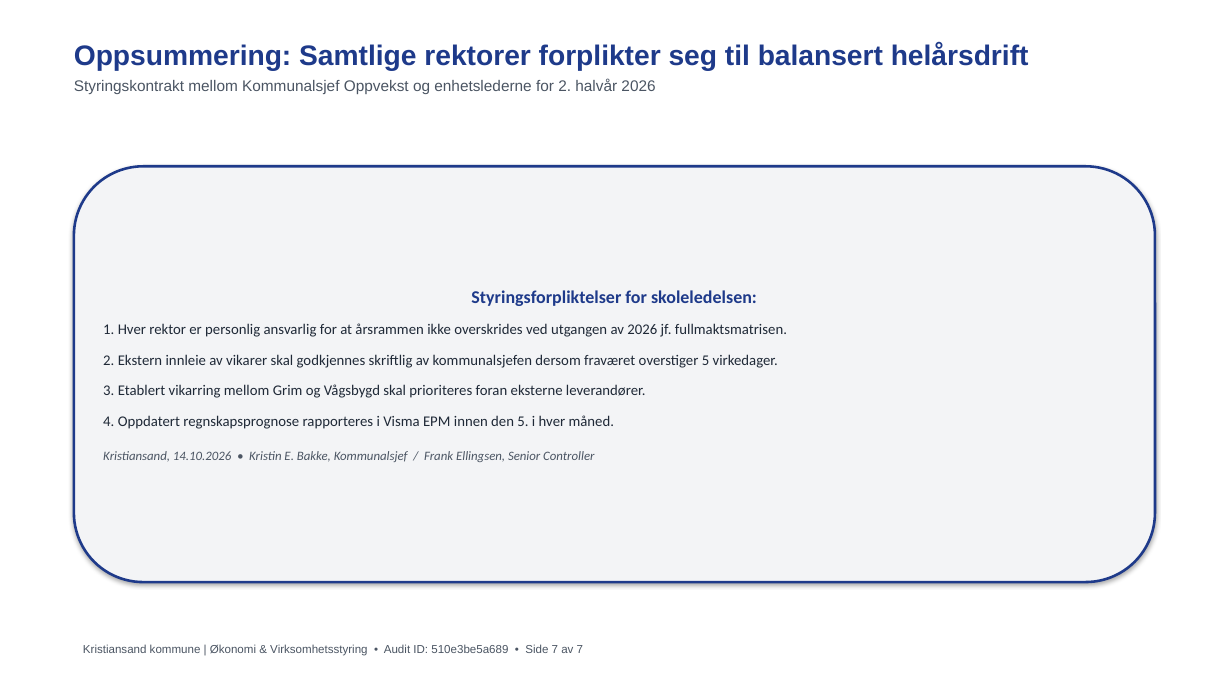
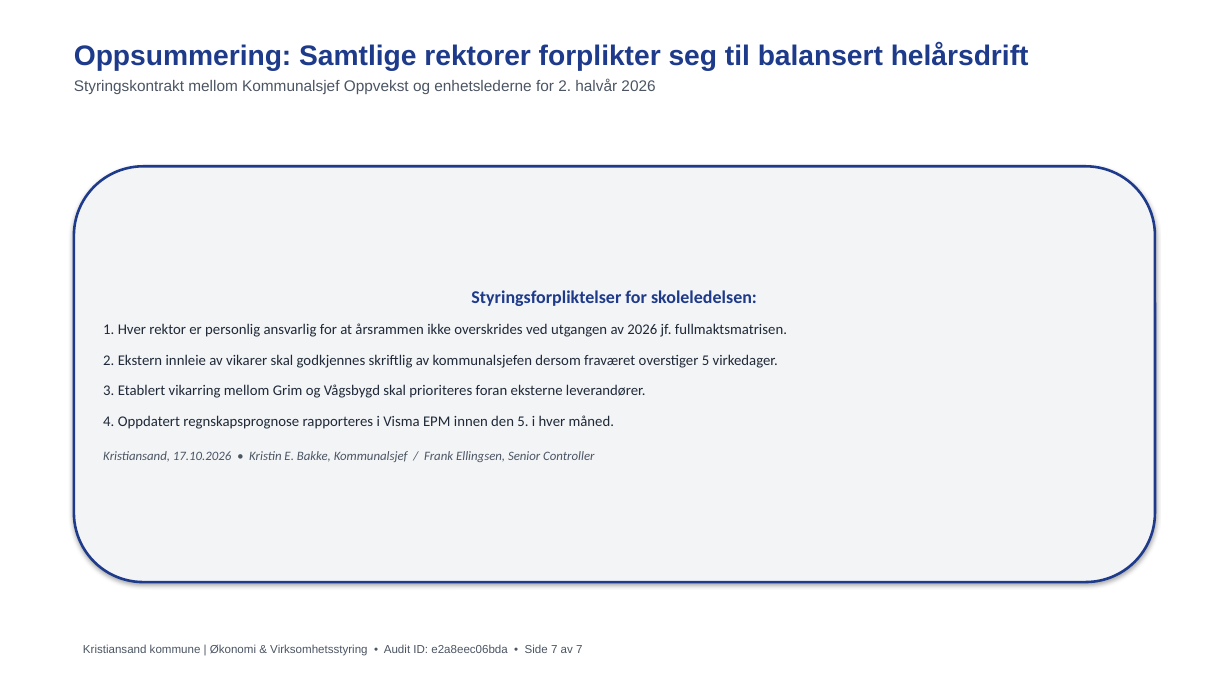
Before and after one commit to Frank-Ellingsen/AI_KOM, a slide deck: slide 7 of powerpoint/Presentasjon_Oppvekst_Bemanningskontroll_2026.pptx. Drawn at 1232x693 pixels with LibreOffice and Linux fonts; fonts in the diff are those of the drawing. Boxes give left, top, right and bottom in pixels: in the first picture for what was removed or moved away, otherwise in the second. Text is boxed around its words. In the diff, an @@ line names an element or a change of style, - is before the commit and + after.

```diff
--- a/powerpoint/Presentasjon_Oppvekst_Bemanningskontroll_2026.pptx
+++ b/powerpoint/Presentasjon_Oppvekst_Bemanningskontroll_2026.pptx
@@ text in rounded rectangle at [103,451,594,462]: text changed @@
-Kristiansand, 14.10.2026 • Kristin E. Bakke, Kommunalsjef / Frank Ellingsen, Senior Controller
+Kristiansand, 17.10.2026 • Kristin E. Bakke, Kommunalsjef / Frank Ellingsen, Senior Controller
@@ text at [83,644,582,656]: text changed @@
-Kristiansand kommune | Økonomi & Virksomhetsstyring • Audit ID: 510e3be5a689 • Side 7 av 7
+Kristiansand kommune | Økonomi & Virksomhetsstyring • Audit ID: e2a8eec06bda • Side 7 av 7
```
Also in this commit, not shown: 6 other slides changed, 12 other files.
